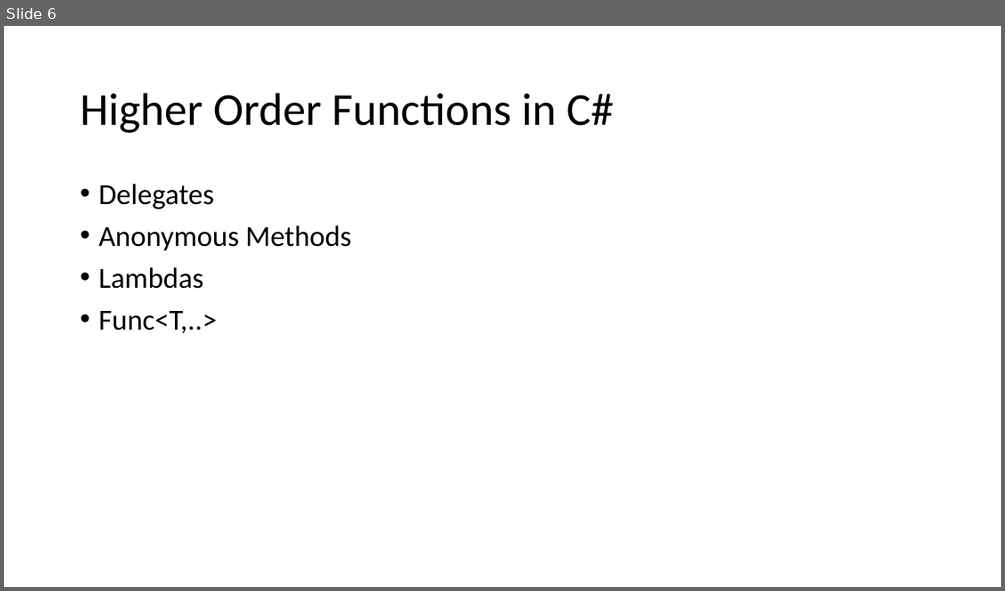
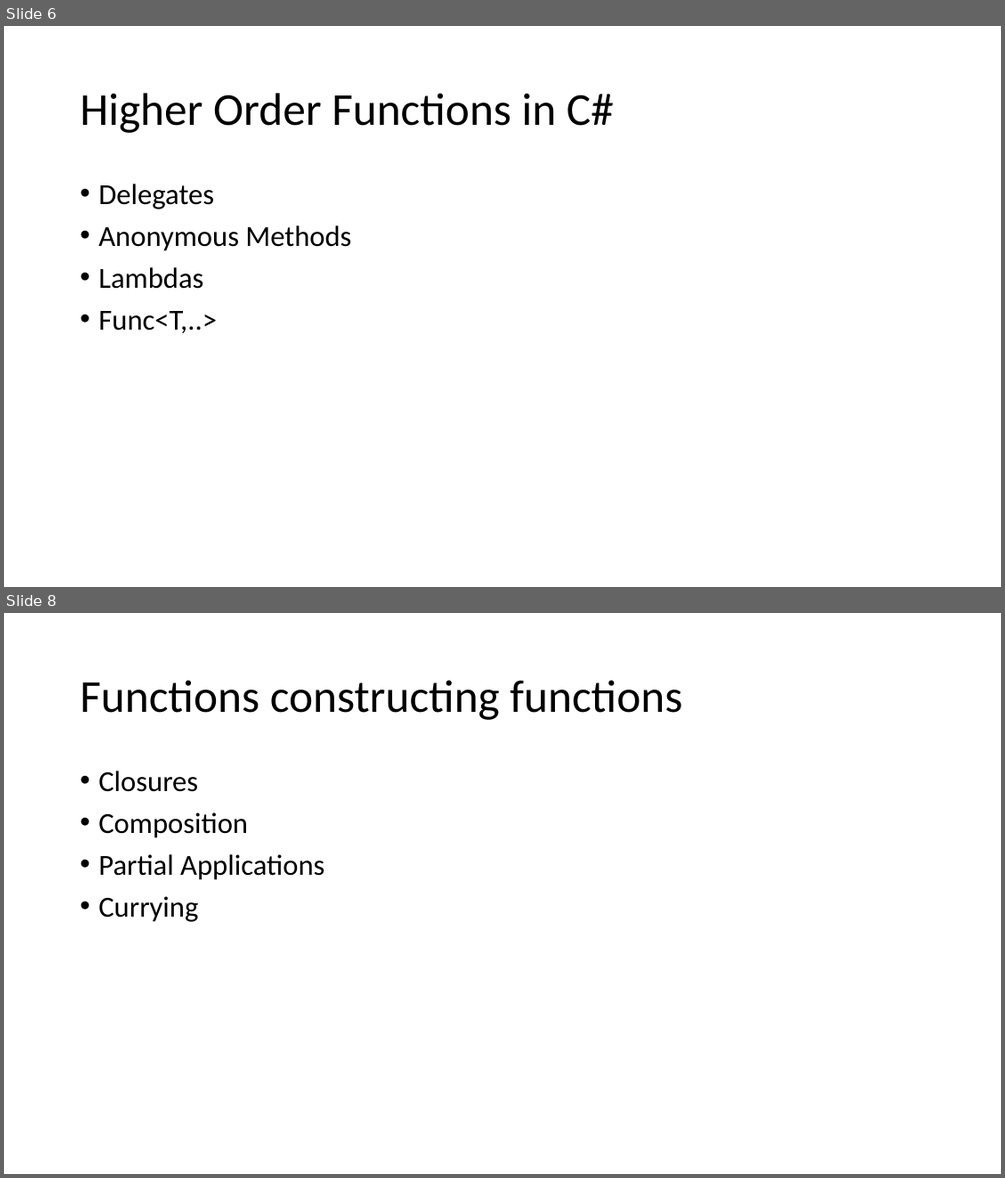
Before and after one commit to armadilloNik/FunctionalCSharpSig, a slide deck: slides/FpViaCSharp.pptx. Shown one above the other, each under a label of ours: slide 6 before the commit, slides 6 and 8 after it; the slides between them are not shown. The pictures are 1005x591 and 1005x1178 pixels, drawn with LibreOffice and Linux fonts; fonts in the diff are those of the drawing. Boxes give left, top, right and bottom in pixels: in the first picture for what was removed or moved away, otherwise in the second. Text is boxed around its words. In the diff, an @@ line names an element or a change of style, - is before the commit and + after.

```diff
--- a/slides/FpViaCSharp.pptx
+++ b/slides/FpViaCSharp.pptx
@@ slide 8 added at (4,613,1001,1174), background #FFFFFF @@
@@ title added at (80,680,682,720), 44 pt, text #000000 @@
+Functions constructing functions
@@ text added at (98,771,324,922), 28 pt, text #000000 @@
+• Closures
+• Composition
+• Partial Applications
+• Currying
```
Also in this commit, not shown: 1 slide changed, 6 other slides added.
